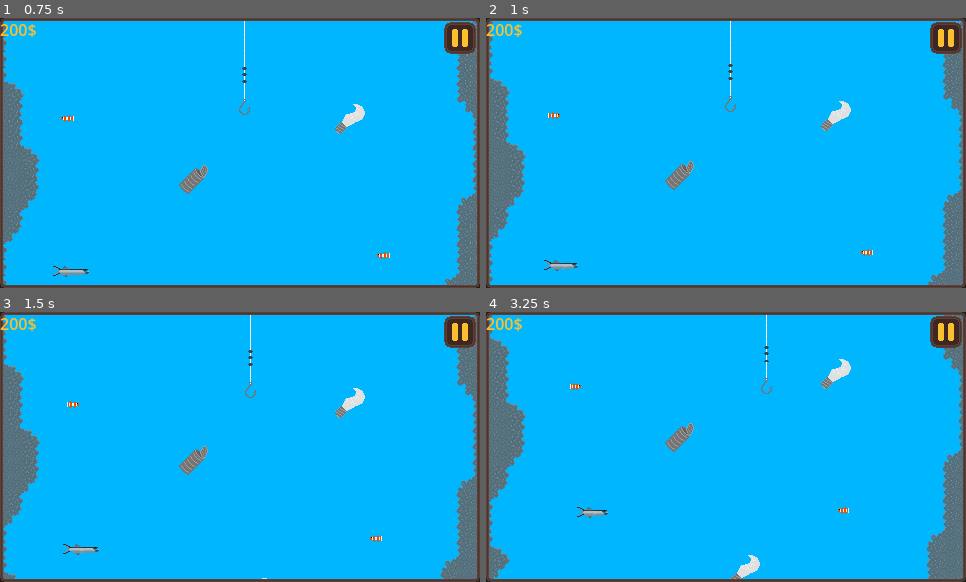
Above: before the commit, frames 1-4 (two rows, left to right).
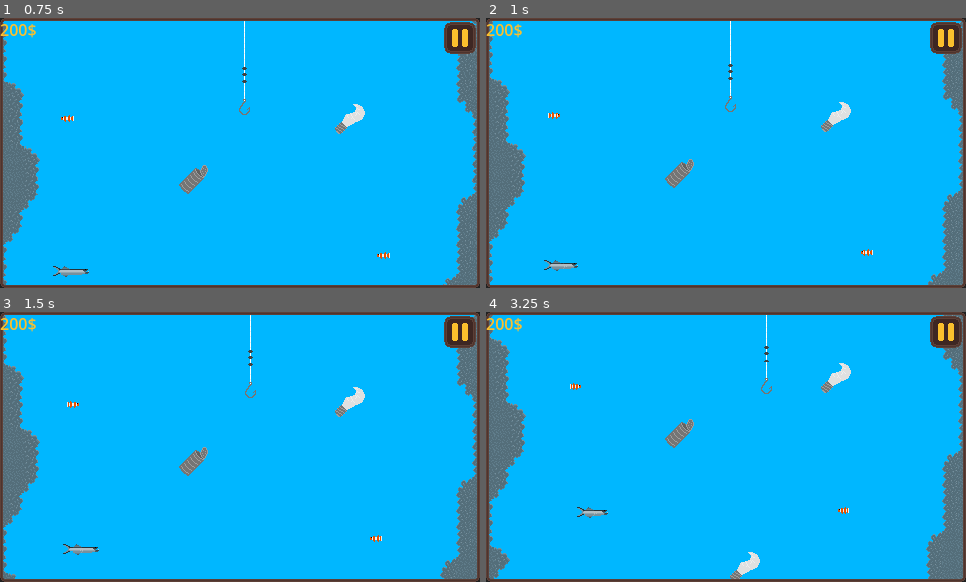
Above: after the commit, the same moments.

Repository: RaddiZeCat/HookLineAndSinkerGodot
Game: Godot game, scene res://Maps/main_menu.tscn
Same seed, same stepped clock (60 frames per second), same inputs: the game is played once before the commit and once after it.
Inputs (mouse positions are in pixels of both pictures, inside the frame that each line leads up to):
- Up to frame 1 (0.75 s): click "Play" at 0.5 s
- Up to frame 2 (1 s): no input
- Up to frame 3 (1.5 s): move the mouse to (345, 433) at 1.27 s; press the mouse at (345, 433) at 1.28 s; hold D (move_right) from 1.28 s (still down)
- Up to frame 4 (3.25 s): move the mouse to (630, 460) at 2.02 s; release D (move_right) at 2.03 s; release the mouse at (630, 460) at 2.03 s; hold S (move_down) 2.03-2.78 s; click (630, 460) at 2.1 s; move the mouse to (774, 387) at 2.77 s; press the mouse at (774, 387) at 2.78 s; hold D (move_right) from 2.78 s (still down)

Frame 1 is identical in both runs. In frame 2, 0.3% of the frame differs, in the area x 37-77%, y 30-64%; in frame 3, 0.2%; in frame 4, 0.6%, in the area x 37-77%, y 17-99%.

Commit message:
groundwork for Fish on Hook and Trash faster

Diff:
--- a/Code/hook.gd
+++ b/Code/hook.gd
@@ -77,11 +77,44 @@
 func fish_caught(fish):
 	if fish == "clownfish":
 		$HookSprite2D/ClownfishSprite2D.visible = true
+	elif fish == "pyramid":
+		pass
+	elif fish == "seargant":
+		pass
+	elif fish == "grubfish":
+		pass
+	elif fish == "moonfish":
+		pass
+	elif fish == "birdnosed":
+		pass
+	elif fish == "triggerfish":
+		pass
+	elif fish == "lunar":
+		pass
+	elif fish == "flyingfish":
+		pass
 	elif fish == "herring":
 		$HookSprite2D/ClownfishSprite2D.visible = false
 		$HookSprite2D/WolfHerringSprite2D.visible = true
-	else:
+	elif fish == "mahi":
 		pass
+	elif fish == "spearfish":
+		pass
+	elif fish == "humphead":
+		pass
+	elif fish == "yellowfin":
+		pass
+	elif fish == "baracuda":
+		pass
+	elif fish == "shortfin":
+		pass
+	elif fish == "gemfish":
+		pass
+	elif fish == "marlin":
+		pass
+	elif fish == "tiger":
+		pass
+
 	print(fish," cught")
 	print(size)
 	if size == 0:
--- a/Prefabs/trash.tscn
+++ b/Prefabs/trash.tscn
@@ -11,6 +11,8 @@
 texture = ExtResource("1_16kqr")
 hframes = 2
 script = ExtResource("2_hepv2")
+speed = 2
+deviation = 3
 
 [node name="Area2D" type="Area2D" parent="."]
 collision_layer = 8
